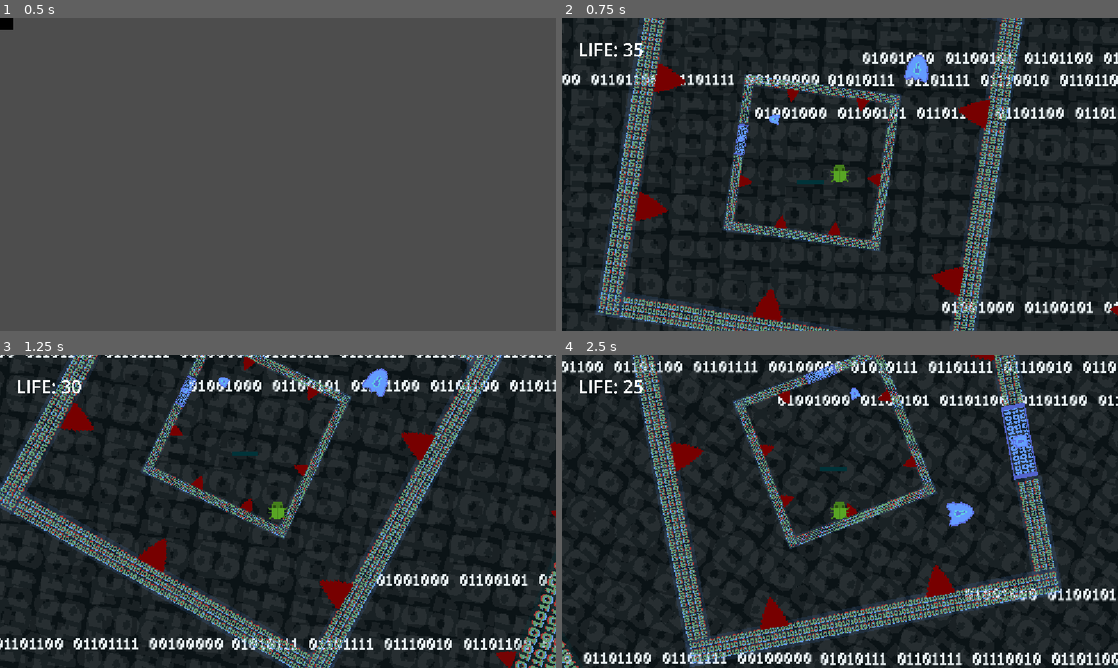
Above: before the commit, frames 1-4 (two rows, left to right).
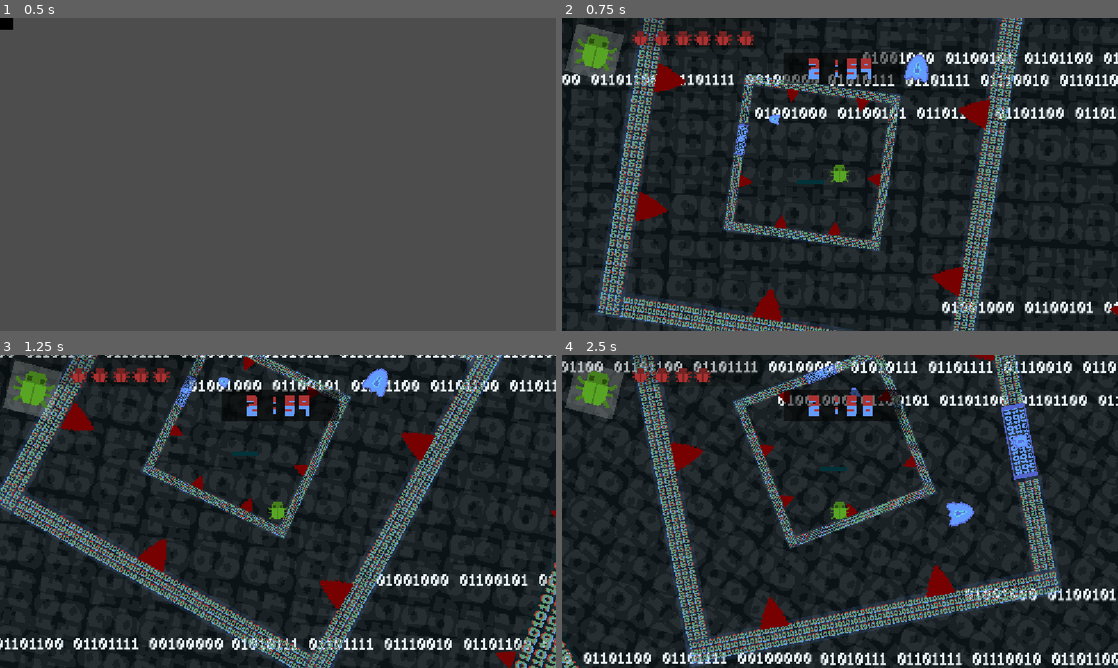
Above: after the commit, the same moments.

Repository: Noob-97/very-serious-game-jam
Game: Godot game, scene res://Scenes/Cutscene.tscn
The game is run twice, just before and just after one commit, with the same random seed, the same clock (stepped at 60 frames per second) and the same inputs.
Inputs:
- Up to frame 1 (0.5 s): no input
- Up to frame 2 (0.75 s): tap Enter at 0.5 s; hold D (RightKey) from 0.53 s (still down)
- Up to frame 3 (1.25 s): keep holding D (RightKey); tap Space (JumpKey) at 0.77 s
- Up to frame 4 (2.5 s): tap Space (JumpKey) at 1.52 s; release D (RightKey) at 2.03 s; hold A (LeftKey) from 2.03 s (still down)

Frame 1 is identical in both runs. In frame 2, 3.4% of the frame differs, in the area x 0-61%, y 0-22%; in frame 3, 3.5%; in frame 4, 3.7%.

Commit message:
Countdown and Hollow Knight lives

Diff:
--- a/Scenes/Testing/test3.tscn
+++ b/Scenes/Testing/test3.tscn
@@ -5,8 +5,11 @@
 [ext_resource type="PackedScene" uid="uid://dhwn0tdsp18wy" path="res://Scenes/Testing/Wheel3.tscn" id="3_svvfb"]
 [ext_resource type="PackedScene" uid="uid://cato3i0g8w10g" path="res://Scenes/Background.tscn" id="4_8hojv"]
 [ext_resource type="PackedScene" uid="uid://c3j4lpq1cm8qt" path="res://Scenes/Testing/node_2d.tscn" id="5_bqkbb"]
+[ext_resource type="Texture2D" uid="uid://qeoscg7do12" path="res://Sprites/sprite_0.png" id="6_2xqsi"]
 [ext_resource type="PackedScene" uid="uid://dkerpte1krpwj" path="res://Scenes/Testing/Wheel5.tscn" id="6_3du0l"]
 [ext_resource type="PackedScene" uid="uid://biyjtldv8tp05" path="res://StarterPlatform.tscn" id="7_0alrg"]
+[ext_resource type="Texture2D" uid="uid://dsg2h705drwt2" path="res://Sprites/life.png" id="7_o3fh0"]
+[ext_resource type="FontFile" uid="uid://pa5nbt6pbd4k" path="res://Sprites/countdown_font.png" id="8_g4xsj"]
 
 [node name="Test3" type="Node2D" unique_id=521406567]
 
@@ -41,21 +44,122 @@
 rotation_speed = 35.0
 spin_direction = -1
 
-[node name="Node2D" parent="." unique_id=1415329539 node_paths=PackedStringArray("text") instance=ExtResource("2_3du0l")]
+[node name="Node2D" parent="." unique_id=1415329539 node_paths=PackedStringArray("lives", "timer_text", "timer") instance=ExtResource("2_3du0l")]
 position = Vector2(1876, 831.99994)
 scale = Vector2(0.2, 0.2)
-text = NodePath("Label")
+lives = [NodePath("TextureRect"), NodePath("TextureRect2"), NodePath("TextureRect3"), NodePath("TextureRect4"), NodePath("TextureRect5"), NodePath("TextureRect6"), NodePath("TextureRect7")]
+timer_text = NodePath("Label")
+timer = NodePath("../Timer")
 
-[node name="Label" type="Label" parent="Node2D" unique_id=1495174173]
-offset_left = -2714.9998
-offset_top = -1424.9995
-offset_right = -2349.9998
-offset_bottom = -1167.9995
-theme_override_font_sizes/font_size = 188
-text = "LIFE: "
+[node name="TextureRect9" type="ColorRect" parent="Node2D" unique_id=1904486884]
+modulate = Color(1, 1, 1, 0.23137255)
+texture_filter = 1
+offset_left = -2879.9995
+offset_top = -1619.9998
+offset_right = -2698.3296
+offset_bottom = -1114.9998
+scale = Vector2(11.402, 0.641)
+color = Color(0, 0, 0, 1)
+
+[node name="TextureRect8" type="ColorRect" parent="Node2D" unique_id=1911454417]
+modulate = Color(1, 1, 1, 0.1882353)
+texture_filter = 1
+offset_left = -2724.9995
+offset_top = -1564.9998
+offset_right = -2219.9995
+offset_bottom = -1059.9998
+rotation = 0.2470043
+
+[node name="TextureRect" type="TextureRect" parent="Node2D" unique_id=1717189116]
+texture_filter = 1
+offset_left = -2724.9998
+offset_top = -1564.9996
+offset_right = -2219.9998
+offset_bottom = -1059.9996
+rotation = 0.2470043
+texture = ExtResource("6_2xqsi")
+
+[node name="TextureRect2" type="TextureRect" parent="Node2D" unique_id=1457019249]
+texture_filter = 1
+offset_left = -2169.9998
+offset_top = -1509.9996
+offset_right = -1664.9998
+offset_bottom = -1004.99963
+scale = Vector2(0.411594, 0.411594)
+texture = ExtResource("7_o3fh0")
+
+[node name="TextureRect3" type="TextureRect" parent="Node2D" unique_id=1766744897]
+texture_filter = 1
+offset_left = -1949.9998
+offset_top = -1509.9996
+offset_right = -1444.9998
+offset_bottom = -1004.99963
+scale = Vector2(0.411594, 0.411594)
+texture = ExtResource("7_o3fh0")
+
+[node name="TextureRect4" type="TextureRect" parent="Node2D" unique_id=1223360676]
+texture_filter = 1
+offset_left = -1729.9998
+offset_top = -1509.9996
+offset_right = -1224.9998
+offset_bottom = -1004.99963
+scale = Vector2(0.411594, 0.411594)
+texture = ExtResource("7_o3fh0")
+
+[node name="TextureRect5" type="TextureRect" parent="Node2D" unique_id=1082968482]
+texture_filter = 1
+offset_left = -1524.9998
+offset_top = -1509.9996
+offset_right = -1019.99976
+offset_bottom = -1004.99963
+scale = Vector2(0.411594, 0.411594)
+texture = ExtResource("7_o3fh0")
+
+[node name="TextureRect6" type="TextureRect" parent="Node2D" unique_id=905225511]
+texture_filter = 1
+offset_left = -1314.9998
+offset_top = -1509.9996
+offset_right = -809.99976
+offset_bottom = -1004.99963
+scale = Vector2(0.411594, 0.411594)
+texture = ExtResource("7_o3fh0")
+
+[node name="TextureRect7" type="TextureRect" parent="Node2D" unique_id=1958704218]
+texture_filter = 1
+offset_left = -1079.9996
+offset_top = -1509.9996
+offset_right = -574.99963
+offset_bottom = -1004.99963
+scale = Vector2(0.411594, 0.411594)
+texture = ExtResource("7_o3fh0")
+
+[node name="TextureRect10" type="ColorRect" parent="Node2D" unique_id=68699325]
+modulate = Color(1, 1, 1, 0.5411765)
+texture_filter = 1
+offset_left = -580.00024
+offset_top = -1254.9998
+offset_right = 634.99976
+offset_bottom = -934.99976
+color = Color(0, 0, 0, 1)
+
+[node name="Label" type="Label" parent="Node2D" unique_id=1713894068]
+texture_filter = 1
+offset_left = -2874.9995
+offset_top = -1264.9996
+offset_right = 2880.0
+offset_bottom = -959.99963
+theme_override_fonts/font = ExtResource("8_g4xsj")
+theme_override_font_sizes/font_size = 305
+text = "00:00"
+horizontal_alignment = 1
 
 [node name="CanvasLayer" parent="." unique_id=882358980 instance=ExtResource("4_8hojv")]
 
 [node name="StaticBody2D" parent="." unique_id=1434404487 instance=ExtResource("7_0alrg")]
 position = Vector2(1875, 861)
 scale = Vector2(2, 2)
+
+[node name="Timer" type="Timer" parent="." unique_id=275048823]
+wait_time = 180.0
+one_shot = true
+autostart = true
--- a/Scripts/player.gd
+++ b/Scripts/player.gd
@@ -2,7 +2,9 @@
 
 const SPEED = 300.0
 const JUMP_VELOCITY = -500.0
-@export var text: Label
+@export var lives : Array[TextureRect]
+@export var timer_text : Label
+@export var timer : Timer
 var life = 35
 var shieldbroken = false
 
@@ -11,10 +13,10 @@
 func _ready() -> void:
 	floor_snap_length = 5.0
 	floor_max_angle = deg_to_rad(60.0)
-	if text:
-		text.text = "LIFE: " + str(life)
 
 func _physics_process(delta: float) -> void:
+	timer_text.text = str(int(timer.time_left / 60)) + ":" + str(int(timer.time_left) % 60)
+
 	if invincible_timer > 0:
 		invincible_timer -= delta
 
@@ -43,8 +45,7 @@
 				life -= 5
 				invincible_timer = 1.0
 
-				if text:
-					text.text = "LIFE: " + str(life)
+				lives[life / 5].visible = false
 
 				if life <= 0:
 					get_tree().reload_current_scene()
Binary file added: Sprites/countdown_font.png
Not shown, added: Sprites/countdown_font.png.import
Binary file added: Sprites/life.png
Not shown, added: Sprites/life.png.import
